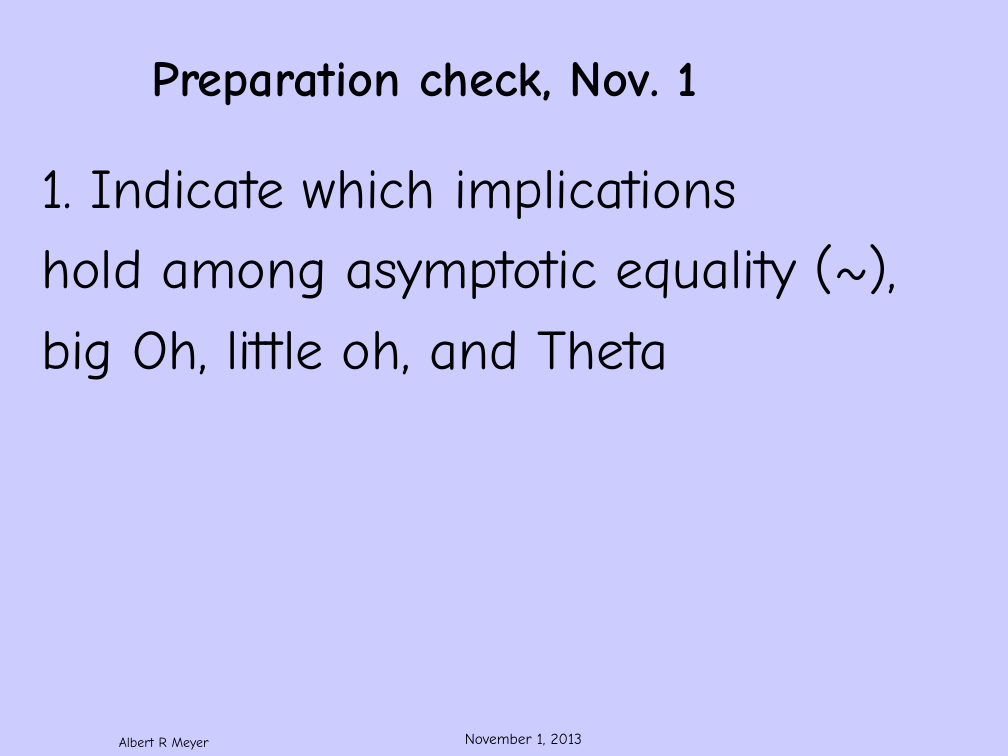
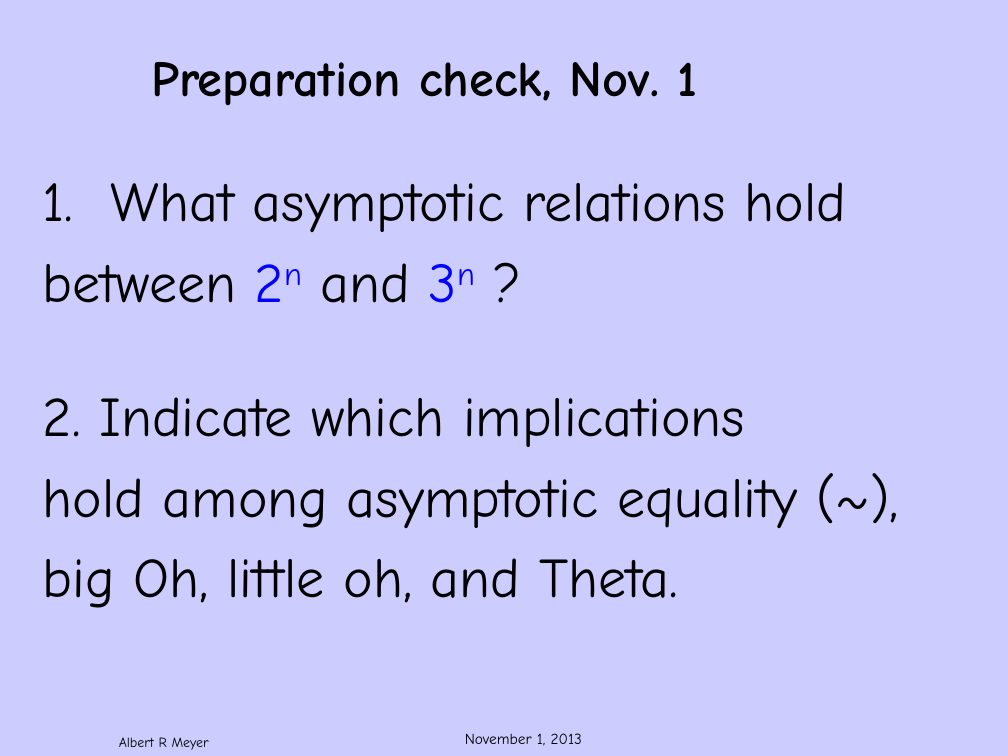
Before and after one commit to armeyer/mcs_web, a slide deck: slide 1 of fall13/slidesF13/prepcheck.11-1.pptx. Drawn at 1008x756 pixels with LibreOffice and Linux fonts; fonts in the diff are those of the drawing; background and template pictures are left out. Boxes give left, top, right and bottom in pixels: in the first picture for what was removed or moved away, otherwise in the second. Text is boxed around its words. In the diff, an @@ line names an element or a change of style, - is before the commit and + after.

```diff
--- a/fall13/slidesF13/prepcheck.11-1.pptx
+++ b/fall13/slidesF13/prepcheck.11-1.pptx
@@ text at [43, 182, 847, 447]: text changed @@
-1. Indicate which implications
+1. What asymptotic relations hold
+between 2n and 3n ?
+2. Indicate which implications
@@ text at [43, 558, 678, 608]: text changed @@
-big Oh, little oh, and Theta
+big Oh, little oh, and Theta.
```
